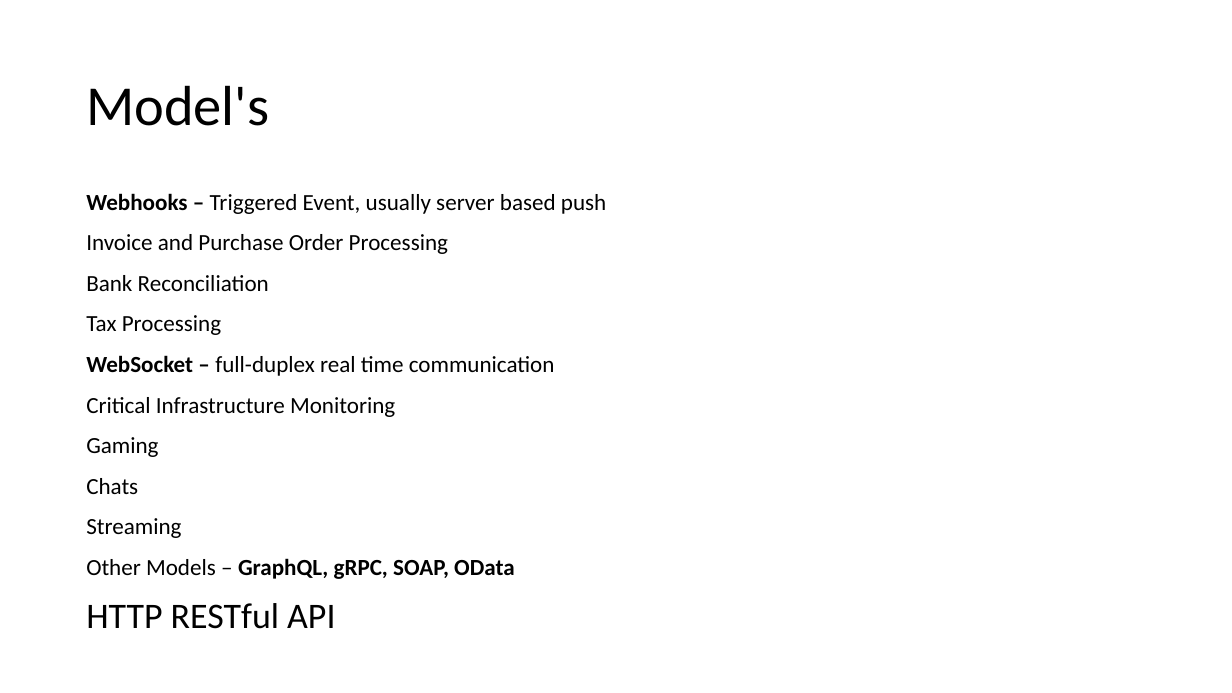
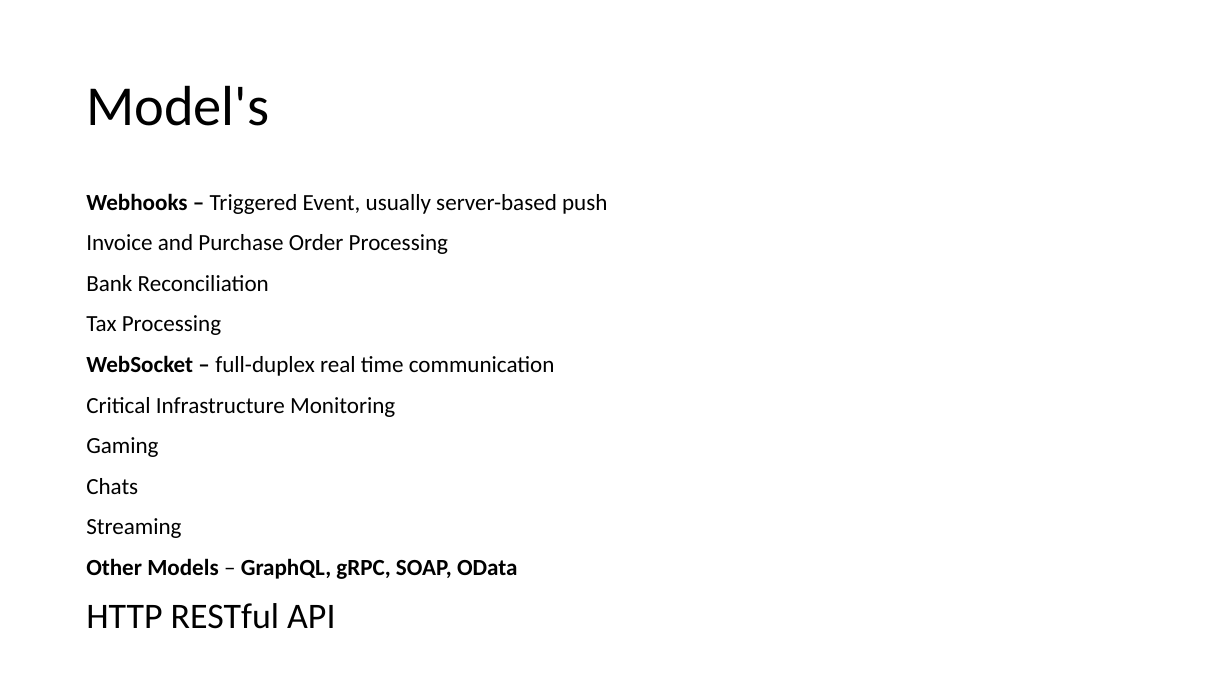
Before and after one commit to archserver/wdd230, a slide deck: slide 2 of api/Documents/API’s.pptx. Drawn at 1232x693 pixels with LibreOffice and Linux fonts; fonts in the diff are those of the drawing. Boxes give left, top, right and bottom in pixels: in the first picture for what was removed or moved away, otherwise in the second. Text is boxed around its words. In the diff, an @@ line names an element or a change of style, - is before the commit and + after.

```diff
--- a/api/Documents/API’s.pptx
+++ b/api/Documents/API’s.pptx
@@ text at <box>86,193,607,214</box>: text changed @@
-Webhooks – Triggered Event, usually server based push
+Webhooks – Triggered Event, usually server-based push
@@ text at <box>86,558,518,579</box>: bold on in "Other Models" @@
```
Also in this commit, not shown: 7 slides added, 14 other files.
